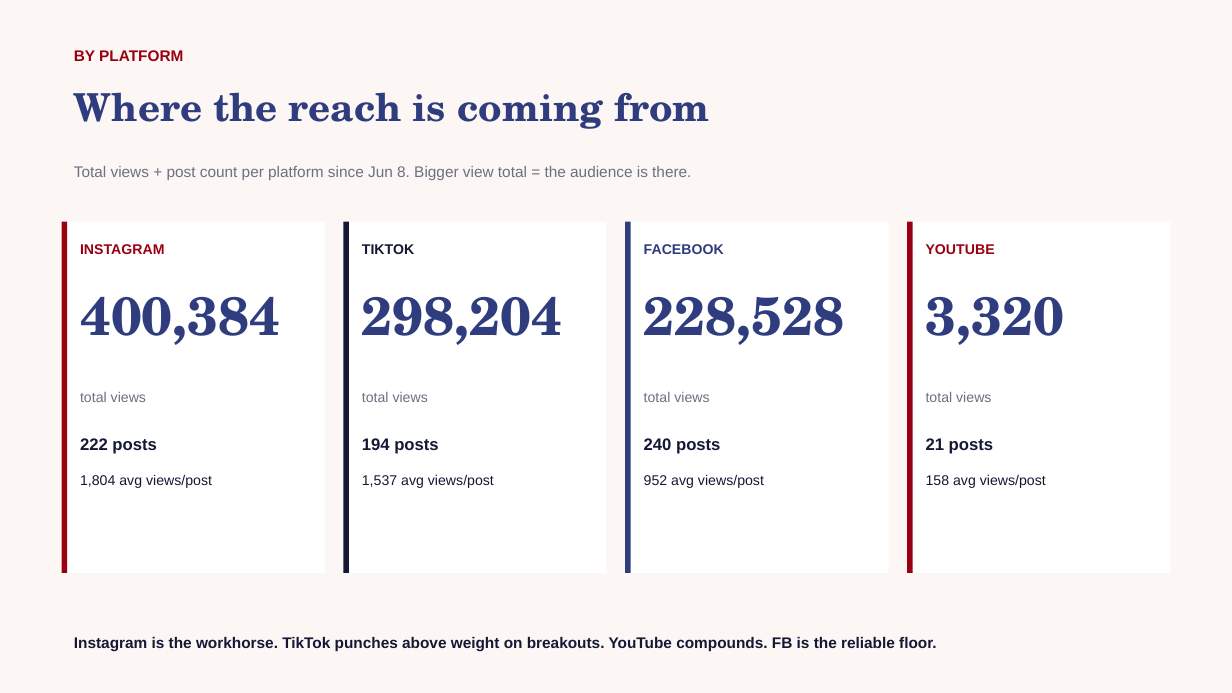
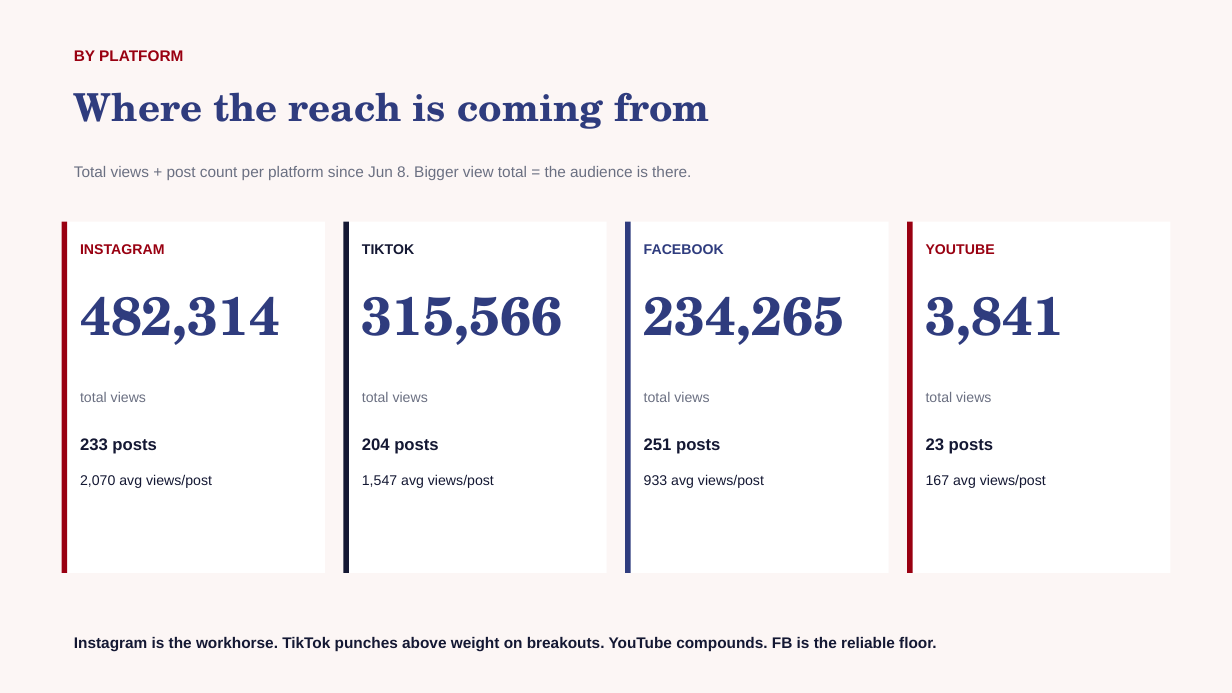
Before and after one commit to zvmmer/talking-downey-kpis, a slide deck: slide 3 of OVERALL_REPORT.pptx. Drawn at 1232x693 pixels with LibreOffice and Linux fonts; fonts in the diff are those of the drawing. Boxes give left, top, right and bottom in pixels: in the first picture for what was removed or moved away, otherwise in the second. Text is boxed around its words. In the diff, an @@ line names an element or a change of style, - is before the commit and + after.

```diff
--- a/OVERALL_REPORT.pptx
+++ b/OVERALL_REPORT.pptx
@@ text at [80,297,281,345]: text changed @@
-400,384
+482,314
@@ text at [362,297,563,345]: text changed @@
-298,204
+315,566
@@ text at [644,297,845,345]: text changed @@
-228,528
+234,265
@@ text at [926,297,1065,345]: text changed @@
-3,320
+3,841
@@ text at [80,438,156,454]: text changed @@
-222 posts
+233 posts
@@ text at [362,438,438,454]: text changed @@
-194 posts
+204 posts
@@ text at [644,438,720,454]: text changed @@
-240 posts
+251 posts
@@ text at [926,438,993,454]: text changed @@
-21 posts
+23 posts
@@ text at [80,474,212,488]: text changed @@
-1,804 avg views/post
+2,070 avg views/post
@@ text at [362,474,494,488]: text changed @@
-1,537 avg views/post
+1,547 avg views/post
@@ text at [644,474,764,488]: text changed @@
-952 avg views/post
+933 avg views/post
@@ text at [926,474,1046,488]: text changed @@
-158 avg views/post
+167 avg views/post
```
Also in this commit, not shown: 5 other slides changed, 5 other files.
